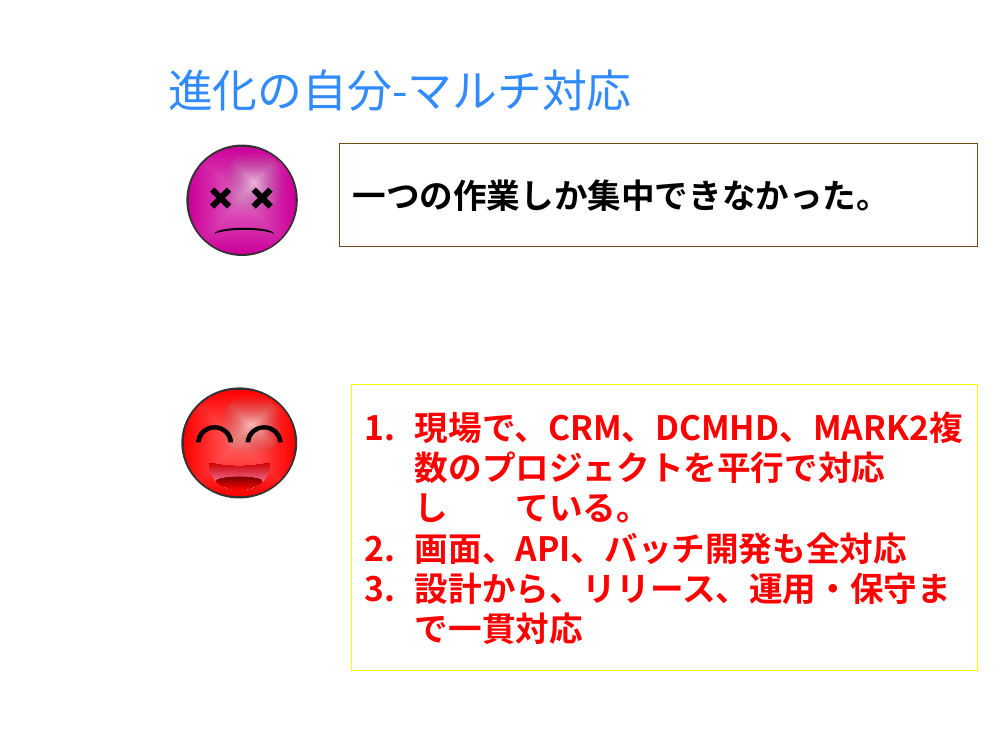
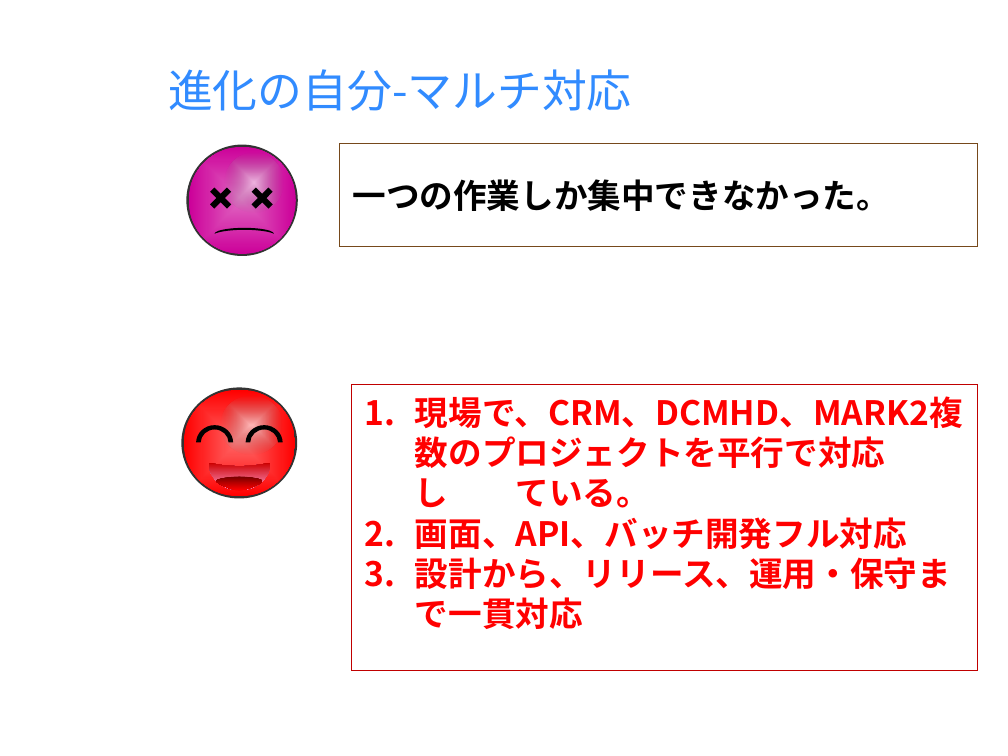
Before and after one commit to milo-bb/test, a slide deck: slide 7 of 昇格プレゼン(徐洋)_new.pptx. Drawn at 1008x756 pixels with LibreOffice and Linux fonts; fonts in the diff are those of the drawing; background and template pictures are left out. Boxes give left, top, right and bottom in pixels: in the first picture for what was removed or moved away, otherwise in the second. Text is boxed around its words. In the diff, an @@ line names an element or a change of style, - is before the commit and + after.

```diff
--- a/昇格プレゼン(徐洋)_new.pptx
+++ b/昇格プレゼン(徐洋)_new.pptx
@@ rectangle "現場で、CRM、DCMHD、MARK2複数のプロジェクトを平行で対応し ている。" at bbox=[351, 384, 977, 669]: vertical alignment middle to top; outline #FFFF00 0.75 pt to #C00000 0.75 pt @@
@@ text in rectangle at bbox=[415, 517, 907, 549]: text changed @@
-2. 画面、API、バッチ開発も全対応
+2. 画面、API、バッチ開発フル対応
```
Also in this commit, not shown: 6 other slides changed, 1 slide added, 1 slide removed.
